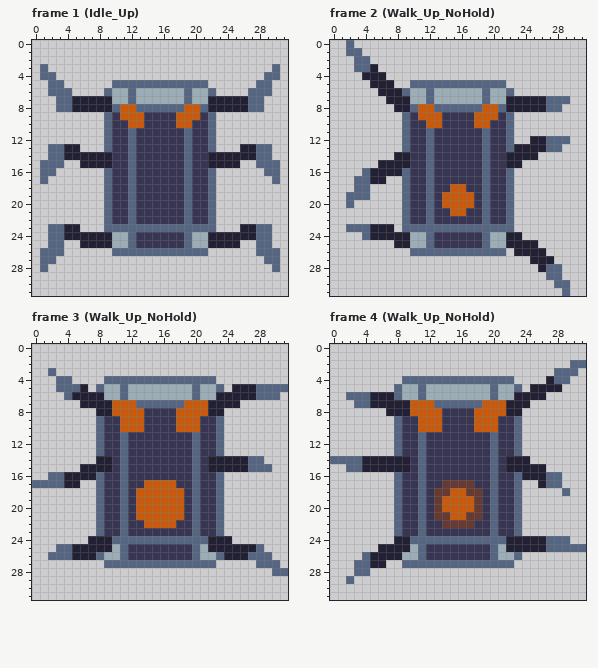
File history of a pixel-art file, Assets/Assets_Art/Robot_Sprites.aseprite. Above, as it was before the edit.
32x32 pixels, 25 frames. Shown: frame 1 (Idle_Up), frame 2 (Walk_Up_NoHold), frame 3 (Walk_Up_NoHold), frame 4 (Walk_Up_NoHold). The commit also changed other frames, which this record leaves out.
After the commit:
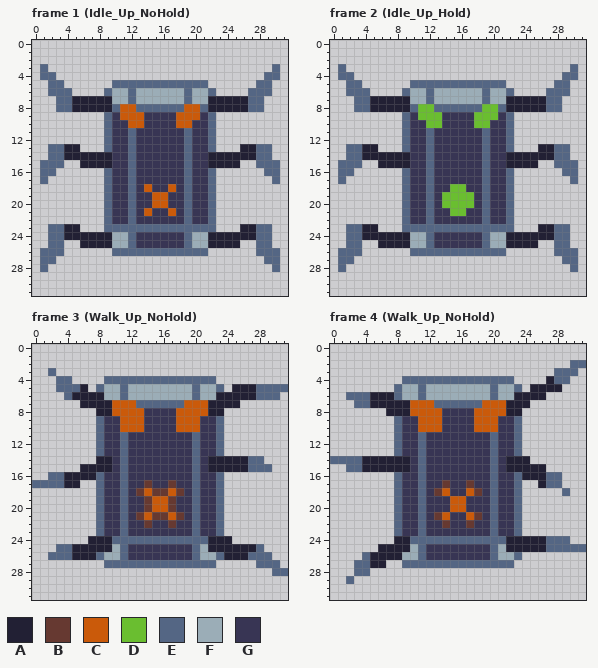
Palette (. is transparent): A #222034  B #663931  C #ca5a0a  D #6abe30  E #546684  F #9badb7  G #383554
Change:
--- frame 1 (Idle_Up_NoHold), layer "Layer 1"
@@ x 12..19 @@
 17 EGGGGGGE
-18 EGGGGGGE
-19 EGGGGGGE
-20 EGGGGGGE
-21 EGGGGGGE
+18 EGCGGCGE
+19 EGGCCGGE
+20 EGGCCGGE
+21 EGCGGCGE
 22 EGGGGGGE
--- frame 2 (Idle_Up_Hold), layers "Legs", "Body", "Layer 1"
@@ x 0..31 @@
- 0 ..E.............................
- 1 ..EE............................
- 2 ...EE...........................
- 3 ...EEA..........................
- 4 ....AAA.........................
- 5 .....AAA..EEEEEEEEEEEE..........
- 6 ......AAAEFFEFFFFFFEFFE.........
- 7 .......AAAFFEFFFFFFEFFAAAAAEEE..
- 8 ........AAECCEEEEEECCEAAAAAEE...
- 9 .........EGCCCGGGGCCCGE.........
-10 .........EGGCCGGGGCCGGE.........
+ 0 ................................
+ 1 ................................
+ 2 ................................
+ 3 .E............................E.
+ 4 .EE..........................EE.
+ 5 ..EE......EEEEEEEEEEEE......EE..
+ 6 ..EEE....EFFEFFFFFFEFFE....EEE..
+ 7 ...EEAAAAAFFEFFFFFFEFFAAAAAEE...
+ 8 ...EEAAAAAEDDEEEEEEDDEAAAAAEE...
+ 9 .........EGDDDGGGGDDDGE.........
+10 .........EGGDDGGGGDDGGE.........
 11 .........EGGEGGGGGGEGGE.........
-12 .........EGGEGGGGGGEGGE..AAEEE..
-13 .........EGGEGGGGGGEGGEAAAAEE...
-14 ........AAGGEGGGGGGEGGAAAA......
-15 ......AAAAGGEGGGGGGEGGAA........
-16 ....EAAAAEGGEGGGGGGEGGE.........
-17 ...EEAA..EGGEGGGGGGEGGE.........
-18 ...EE....EGGEGGCCGGEGGE.........
-19 ..EEE....EGGEGCCCCGEGGE.........
-20 ..E......EGGEGCCCCGEGGE.........
-21 .........EGGEGGCCGGEGGE.........
+12 .........EGGEGGGGGGEGGE.........
+13 ..EEAA...EGGEGGGGGGEGGE...AAEE..
+14 ..EEAAAAAAGGEGGGGGGEGGAAAAAAEE..
+15 .EEE..AAAAGGEGGGGGGEGGAAAA..EEE.
+16 .EE......EGGEGGGGGGEGGE......EE.
+17 .E.......EGGEGGGGGGEGGE.......E.
+18 .........EGGEGGDDGGEGGE.........
+19 .........EGGEGDDDDGEGGE.........
+20 .........EGGEGDDDDGEGGE.........
+21 .........EGGEGGDDGGEGGE.........
 22 .........EGGEGGGGGGEGGE.........
-23 ..EEEAAA.EEEEEEEEEEEEEE.........
-24 ....EAAAAAFFEGGGGGGEFFAA........
-25 ........AAFFEGGGGGGEFFAAAA......
-26 ..........EEEEEEEEEEEE.AAAA.....
-27 .........................AAA....
-28 ..........................AEE...
-29 ...........................EE...
-30 ............................EE..
-31 .............................E..
+23 ..EEAA...EEEEEEEEEEEEEE...AAEE..
+24 ..EEAAAAAAFFEGGGGGGEFFAAAAAAEE..
+25 ..EE..AAAAFFEGGGGGGEFFAAAA..EE..
+26 .EEE......EEEEEEEEEEEE......EEE.
+27 .EE..........................EE.
+28 .E............................E.
+29 ................................
+30 ................................
+31 ................................
--- frame 3 (Walk_Up_NoHold), layer "Body"
@@ x 11..20 @@
 16 EGGGGGGGGE
-17 EGGCCCCGGE
-18 EGCCCCCCGE
-19 EGCCCCCCGE
-20 EGCCCCCCGE
-21 EGCCCCCCGE
-22 EGGCCCCGGE
+17 EGGBGGBGGE
+18 EGBCBBCBGE
+19 EGGBCCBGGE
+20 EGGBCCBGGE
+21 EGBCBBCBGE
+22 EGGBGGBGGE
 23 EGGGGGGGGE
--- frame 4 (Walk_Up_NoHold), layer "Body"
@@ x 11..20 @@
 16 EGGGGGGGGE
-17 EGGBBBBGGE
-18 EGBBCCBBGE
-19 EGBCCCCBGE
-20 EGBCCCCBGE
-21 EGBBCCBBGE
-22 EGGBBBBGGE
+17 EGGBGGBGGE
+18 EGBCGGCBGE
+19 EGGGCCGGGE
+20 EGGGCCGGGE
+21 EGBCGGCBGE
+22 EGGBGGBGGE
 23 EGGGGGGGGE
Boxes around the changes in both pictures, in picture pixels (x1, y1, x2, y2):
changed: (144, 184, 176, 216)
changed: (338, 40, 442, 272)
changed: (546, 64, 578, 104)
changed: (474, 104, 578, 184)
changed: (442, 184, 474, 216)
changed: (514, 224, 578, 296)
changed: (136, 480, 184, 528)
changed: (434, 480, 482, 528)
